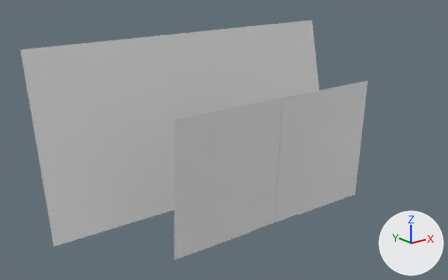
A saved change to the FBX model GameTemplate/Game/Assets/modelData/dor2.FBX.
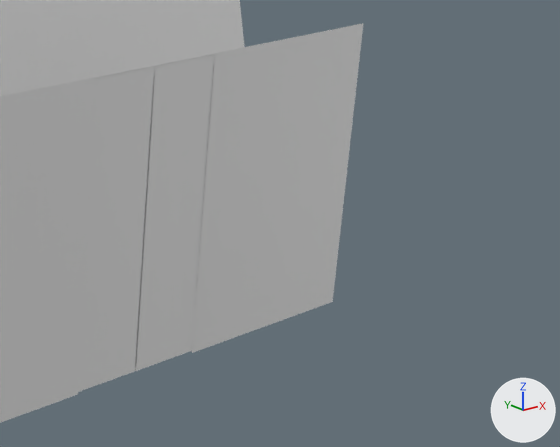
Each version is shown whole from a 50 mm lens placed at (-1.607, -1.59, 1.14), pointed at (-0.163, 0.216, 0.418), then close up on the part from 49% to 100% of the width and 25% to 91% of the height. The axes (+X, +Y, +Z) are drawn at lower right. The lights are the same throughout. Materials are left out; every surface is plain grey. Where no turn or scale is listed for an object, it has been applied to the vertices.
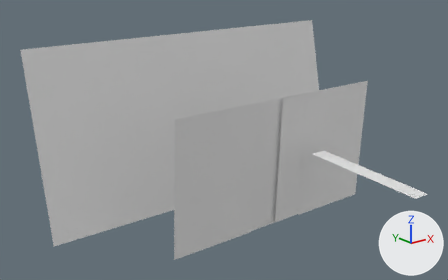
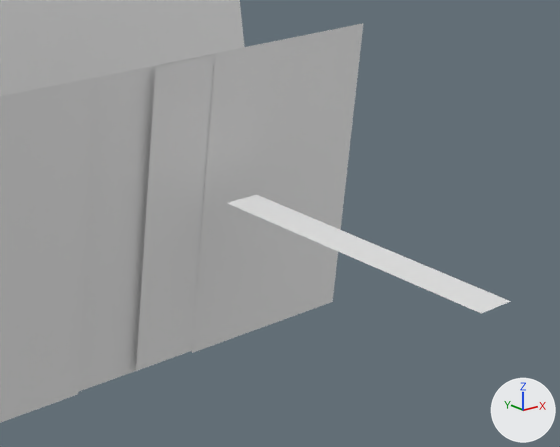
Location of each change, (x1, y1, x2, y2) in pixels of the close-ups (560 x 447 px):
'Plane007', moved, rescaled
    before: (78, 68, 154, 392)
    after: (228, 195, 511, 313)
'Line001', unchanged, uncovered by the edit
    before: (94, 54, 215, 371)
    after: (78, 54, 215, 392)

The edits, one by one:
In object 'Plane007' (ob_plane007), parent is now set to ob_plane006.
Object 'Plane007' (ob_plane007) moves from (0.0199, 0.068, 0.33) to (1.992, 6.802, 33.02).
Object 'Plane007' (ob_plane007) is rescaled from (0.00439, 0.00406, 0.00927) to (0.439, 0.406, 0.927).
